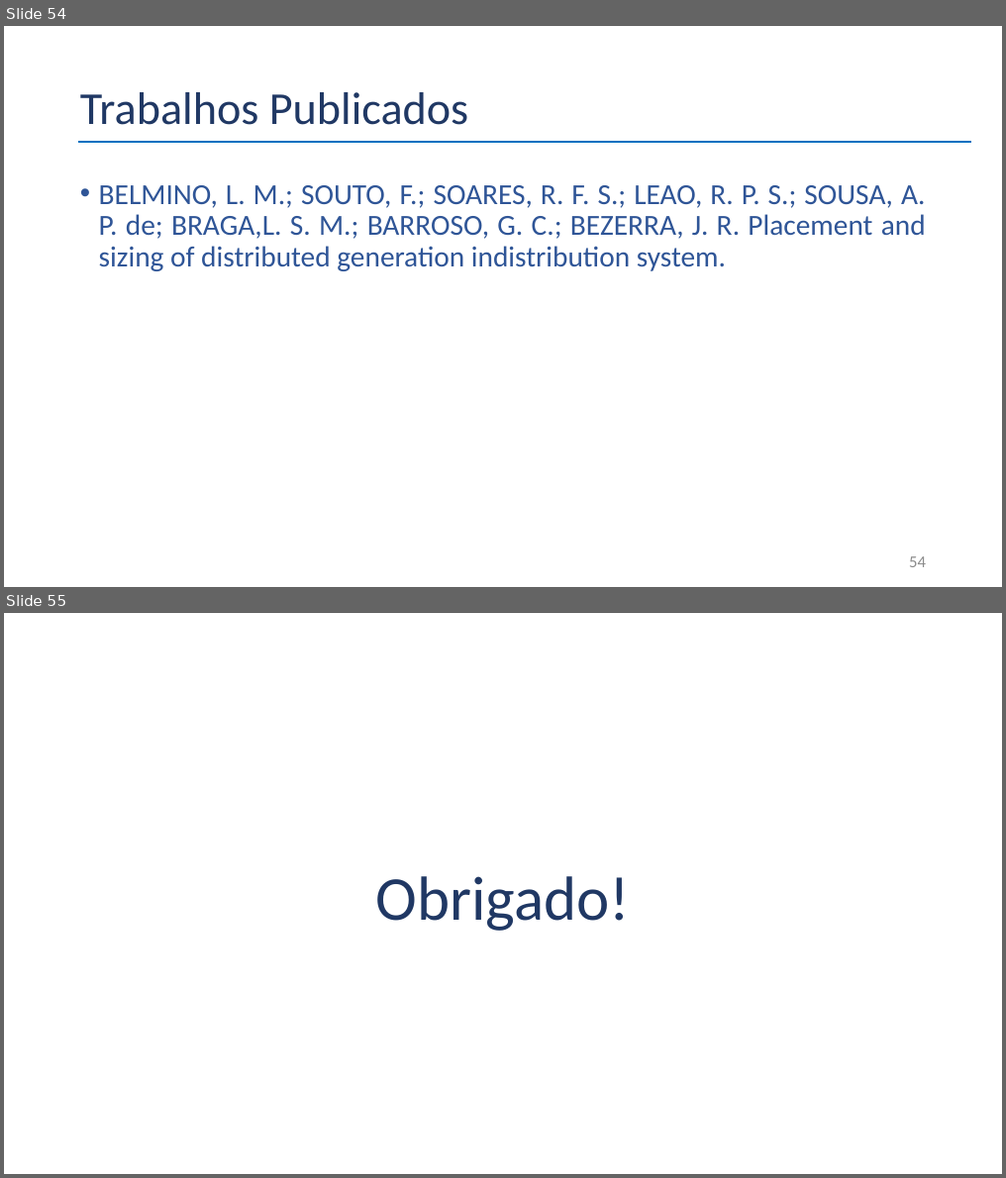
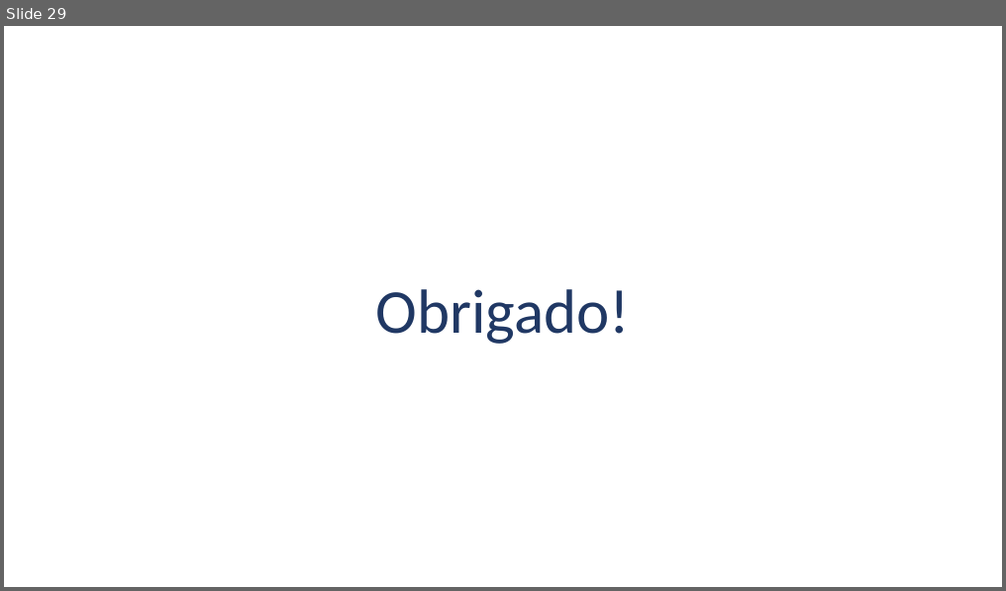
Before and after one commit to belmino15/case_selecao, a slide deck: Apresentação_Case.pptx. Shown one above the other, each under a label of ours: slides 54 and 55 before the commit, slide 29 after it. The pictures are 1006x1178 and 1006x591 pixels, drawn with LibreOffice and Linux fonts; fonts in the diff are those of the drawing. Boxes give left, top, right and bottom in pixels: in the first picture for what was removed or moved away, otherwise in the second. Text is boxed around its words. In the diff, an @@ line names an element or a change of style, - is before the commit and + after.

```diff
--- a/Apresentação_Case.pptx
+++ b/Apresentação_Case.pptx
@@ slide 54 removed at box(4, 26, 1002, 587), background #FFFFFF @@
@@ title removed at box(80, 92, 468, 125) @@
-Trabalhos Publicados
@@ line removed from (78, 142) to (971, 142) @@
@@ text removed at box(99, 185, 926, 272) @@
-• BELMINO, L. M.; SOUTO, F.; SOARES, R. F. S.; LEAO, R. P. S.; SOUSA, A. P. de; BRAGA,L. S. M.; BARROSO, G. C.; BEZERRA, J. R. Placement and sizing of distributed generation indistribution system.
@@ page number removed at box(909, 557, 926, 568) @@
-54
@@ what was slide 55 is now slide 29 @@
```
Also in this commit, not shown: 28 slides added, 54 other slides removed.
